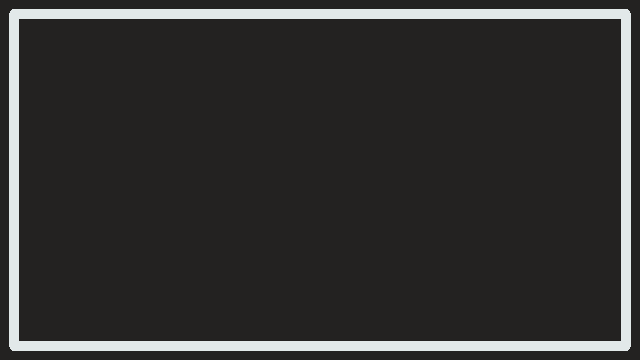
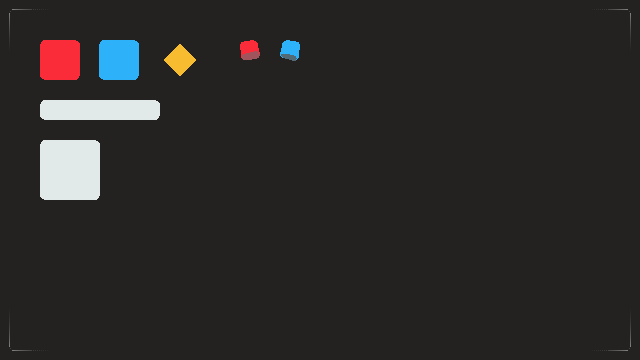
The second 640×360 image is a revision of the first. Changes to its layers:
showed group "Assets" (7 layers) over (9, 9, 631, 351)
painted on "Player2" over (9, 9, 192, 128)
painted on "Player1" over (9, 9, 631, 351)
painted on "UIPlayer2" over (192, 9, 384, 64)
painted on "UIPlayer1" over (128, 9, 320, 120)
painted on "Gem" over (64, 9, 256, 192)
painted on "OneWayPlataform" over (9, 9, 631, 351)
renamed "UI_Moldura" to "Ground", painted on it over (9, 9, 631, 351)
hid "UI_Moldura", moved it above "Pause", painted on it over (9, 9, 631, 351)
painted on "Copiar de Pintar camada 2" (2nd of 2) over (9, 9, 631, 351)
